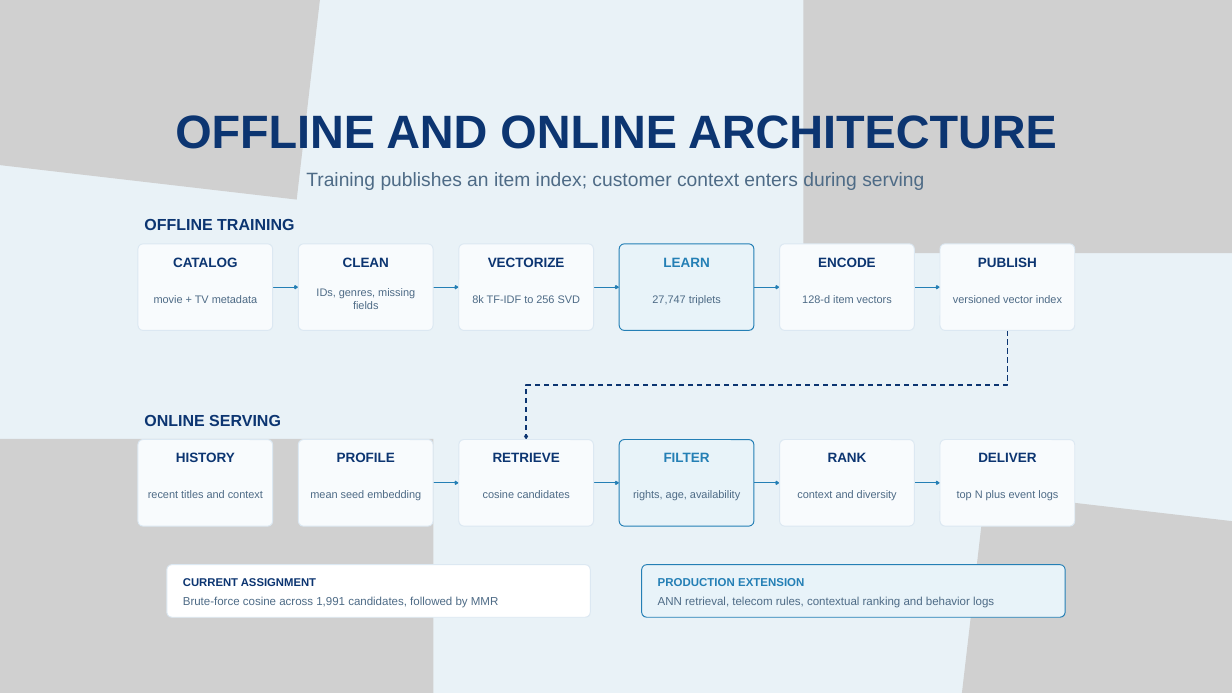
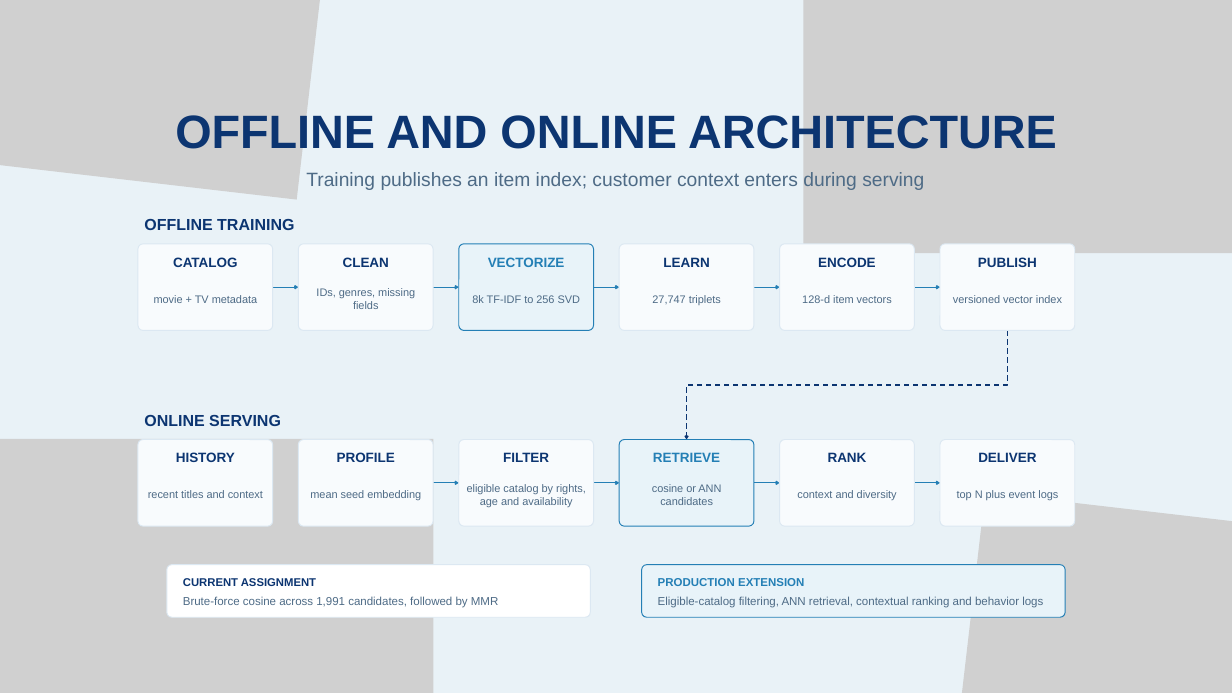
Before and after one commit to KittituchW/DS_assignment, a slide deck: slide 5 of slide/Kittituch_Wongwatcharapaiboon_Senior_DS_Assignment_Final.pptx. Drawn at 1232x693 pixels with LibreOffice and Linux fonts; fonts in the diff are those of the drawing; grey boxes stand for pictures. Boxes give left, top, right and bottom in pixels: in the first picture for what was removed or moved away, otherwise in the second. Text is boxed around its words. In the diff, an @@ line names an element or a change of style, - is before the commit and + after.

```diff
--- a/slide/Kittituch_Wongwatcharapaiboon_Senior_DS_Assignment_Final.pptx
+++ b/slide/Kittituch_Wongwatcharapaiboon_Senior_DS_Assignment_Final.pptx
@@ rounded rectangle at bbox=[459, 244, 594, 331]: fill #F8FBFD to #E8F3F9; outline #DCE8F2 1.13 pt to #247FB5 1.13 pt @@
@@ text "VECTORIZE" at bbox=[488, 257, 565, 267]: text colour #0C3571 to #247FB5 @@
@@ rounded rectangle at bbox=[619, 244, 754, 331]: fill #E8F3F9 to #F8FBFD; outline #247FB5 1.13 pt to #DCE8F2 1.13 pt @@
@@ text "LEARN" at bbox=[663, 257, 709, 267]: text colour #247FB5 to #0C3571 @@
@@ elbow arrow moved from (1007, 330) - (526, 440) to (1007, 330) - (687, 440) @@
@@ text "FILTER" at bbox=[503, 452, 549, 462]: text colour #247FB5 to #0C3571 @@
@@ text "FILTER": place and size @@
-text "FILTER" at bbox=[664, 452, 710, 462]
+text "FILTER" at bbox=[503, 452, 549, 462]
@@ text "RETRIEVE" at bbox=[653, 452, 720, 462]: text colour #0C3571 to #247FB5 @@
@@ text "RETRIEVE": place and size @@
-text "RETRIEVE" at bbox=[493, 452, 560, 462]
+text "RETRIEVE" at bbox=[653, 452, 720, 462]
@@ text at bbox=[467, 484, 586, 507]: text changed @@
-cosine candidates
+eligible catalog by rights, age and availability
@@ text at bbox=[652, 484, 721, 505]: text changed @@
-rights, age, availability
+cosine or ANN candidates
@@ text at bbox=[658, 596, 1043, 608]: text changed @@
-ANN retrieval, telecom rules, contextual ranking and behavior logs
+Eligible-catalog filtering, ANN retrieval, contextual ranking and behavior logs
```
Also in this commit, not shown: 1 slide added, 1 slide removed.
